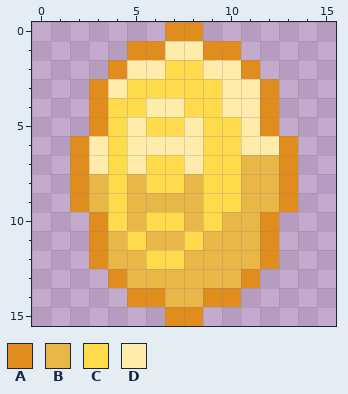
Pixel-art sprite, stored at Assets/Sprites/Coin Sprites/6.png. The picture above is the old version.
The file is 16x16 pixels.
Palette (. is transparent): A #e18d1e  B #e9b748  C #ffdb4b  D #ffecaa
Pixels before, first column x 2:
 0 .....AA.....
 1 ...AADDAA...
 2 ..ADDCCDDA..
 3 .ADCCCCCDDA.
 4 .ACCDDCCDDA.
 5 .ACDCCDCCDA.
 6 ADCDDDDCCDDA
 7 ADCDCCDCCBBA
 8 ABCBCCBCCBBA
 9 ABCBBBBCCBBA
10 .ACBCCBCBBA.
11 .ABCBBCBBBA.
12 .ABBCCBBBBA.
13 ..ABBBBBBA..
14 ...AABBAA...
15 .....AA.....
And afterwards:
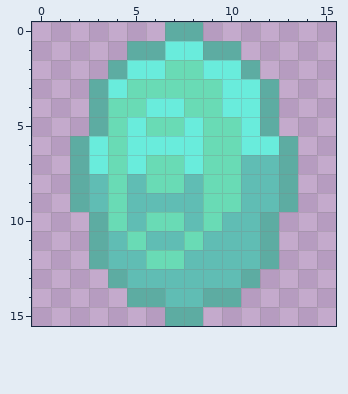
What changed:
colour A: #e18d1e -> #5daca2
colour B: #e9b748 -> #60bdb4
colour C: #ffdb4b -> #69dbb5
colour D: #ffecaa -> #69ecdc
